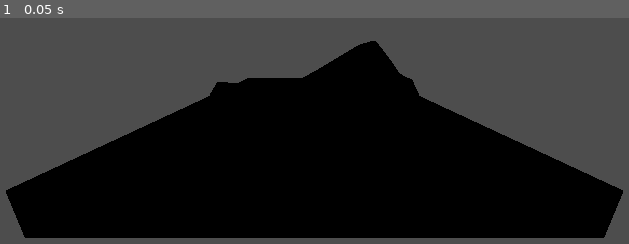
Above: before the commit, frame 1.
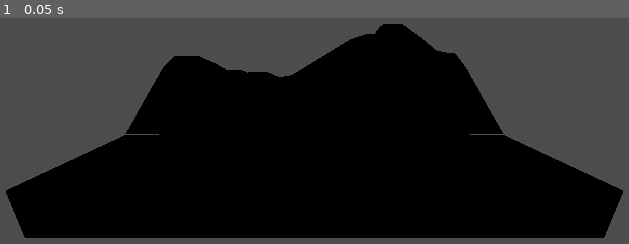
Above: after the commit, the same moment.

Repository: bvpav/roomba
Game: Godot game, scene res://field.tscn
Two runs of this game, one before a commit and one after it. Both use one fixed random seed, a clock stepped at 60 frames per second and the inputs below.
Inputs:
- Up to frame 1 (0.05 s): no input

The runs differ from the first frame. In frame 1, 7.1% of the frame differs, in the area x 20-80%, y 2-52%.

Commit message:
Add boundary strips, penalty field, and terrain-following walls
Build three mesh surfaces around the resource field: boundary strips
(5 cm), penalty field (10 cm), and penalty walls on three edges
(top, right, bottom). The left edge stays open for base field connection.

Wall tops follow the terrain height plus WALL_HEIGHT (25 cm above
surface) rather than using a fixed absolute height, so they act as
a proper fence regardless of terrain elevation. Removed redundant
skirt geometry that was hidden inside the wall volume.

Co-Authored-By: Claude Opus 4.6 <noreply@anthropic.com>

Diff:
--- a/simulation/field.tscn
+++ b/simulation/field.tscn
@@ -34,18 +34,13 @@
 [node name="FieldBoundary" type="Node3D" parent="." unique_id=392748156]
 
 [node name="BoundaryTop" type="CSGBox3D" parent="FieldBoundary" unique_id=1187297458]
-transform = Transform3D(1, 0, 0, 0, 1, 0, 0, 0, 1, 0, 0, -1.025)
-size = Vector3(4.6, 0.011, 0.05)
+transform = Transform3D(1, 0, 0, 0, 1, 0, 0, 0, 1, -2, 0, -1.025)
+size = Vector3(0.5, 0.011, 0.05)
 material = ExtResource("2_ujqnb")
 
 [node name="BoundaryBottom" type="CSGBox3D" parent="FieldBoundary" unique_id=648638912]
-transform = Transform3D(1, 0, 0, 0, 1, 0, 0, 0, 1, 0, 0, 1.025)
-size = Vector3(4.6, 0.011, 0.05)
-material = ExtResource("2_ujqnb")
-
-[node name="BoundaryRight" type="CSGBox3D" parent="FieldBoundary" unique_id=1494759629]
-transform = Transform3D(1, 0, 0, 0, 1, 0, 0, 0, 1, 2.275, 0, 0)
-size = Vector3(0.05, 0.011, 2)
+transform = Transform3D(1, 0, 0, 0, 1, 0, 0, 0, 1, -2, 0, 1.025)
+size = Vector3(0.5, 0.011, 0.05)
 material = ExtResource("2_ujqnb")
 
 [node name="BoundaryLeftUpper" type="CSGBox3D" parent="FieldBoundary" unique_id=174221201]
@@ -93,21 +88,15 @@
 [node name="PenaltyWalls" type="Node3D" parent="." unique_id=538174629]
 
 [node name="WallTop" type="CSGBox3D" parent="PenaltyWalls" unique_id=815293746]
-transform = Transform3D(1, 0, 0, 0, 1, 0, 0, 0, 1, 0, 0.125, -1.275)
+transform = Transform3D(1, 0, 0, 0, 1, 0, 0, 0, 1, -2.2, 0.125, -1.275)
 use_collision = true
-size = Vector3(5.3, 0.25, 0.25)
+size = Vector3(0.9, 0.25, 0.25)
 material = ExtResource("3_kw8m4")
 
 [node name="WallBottom" type="CSGBox3D" parent="PenaltyWalls" unique_id=347621958]
-transform = Transform3D(1, 0, 0, 0, 1, 0, 0, 0, 1, 0, 0.125, 1.275)
+transform = Transform3D(1, 0, 0, 0, 1, 0, 0, 0, 1, -2.2, 0.125, 1.275)
 use_collision = true
-size = Vector3(5.3, 0.25, 0.25)
-material = ExtResource("3_kw8m4")
-
-[node name="WallRight" type="CSGBox3D" parent="PenaltyWalls" unique_id=926348175]
-transform = Transform3D(1, 0, 0, 0, 1, 0, 0, 0, 1, 2.525, 0.125, 0)
-use_collision = true
-size = Vector3(0.25, 0.25, 2.3)
+size = Vector3(0.9, 0.25, 0.25)
 material = ExtResource("3_kw8m4")
 
 [node name="WallLeft" type="CSGBox3D" parent="PenaltyWalls" unique_id=92181768]
--- a/simulation/resource_field.gd
+++ b/simulation/resource_field.gd
@@ -1,16 +1,30 @@
 @tool
 extends MeshInstance3D
 
-## Procedural terrain for the 400×200 cm resource field.
+## Procedural terrain for the 400×200 cm resource field, plus boundary strips,
+## penalty field, and penalty walls on three edges (top, right, bottom).
+## The left edge is open to connect with the base field in the parent scene.
 ## Runs in-editor (@tool) and at runtime.
 
 
-const FIELD_WIDTH := 4.0  # 400 cm in metres (local X axis)
-const FIELD_DEPTH := 2.0  # 200 cm in metres (local Z axis)
+# ── Playing field ────────────────────────────────────────────────────────────
+const FIELD_WIDTH := 4.0    # 400 cm (local X axis)
+const FIELD_DEPTH := 2.0    # 200 cm (local Z axis)
 const CELLS_X := 16
 const CELLS_Z := 8
 const NOISE_SEED := 12345
 const MAX_SLOPE_TAN := 0.57735  # tan(30°)
+
+# ── Surrounding geometry ─────────────────────────────────────────────────────
+const BOUNDARY_WIDTH := 0.05    # 5 cm
+const PENALTY_WIDTH := 0.10     # 10 cm
+const WALL_HEIGHT := 0.25       # 25 cm above terrain surface
+const WALL_THICKNESS := 0.25    # 25 cm
+
+
+@export var material_field: Material
+@export var material_boundary: Material
+@export var material_penalty: Material
 
 
 var _saved_mesh: ArrayMesh
@@ -40,17 +54,61 @@
 	var cell_d := FIELD_DEPTH / CELLS_Z
 	var max_dy_x := cell_w * MAX_SLOPE_TAN
 	var max_dy_z := cell_d * MAX_SLOPE_TAN
-
-	# ── 1. Accumulate noise-driven slopes from the base-field edge ────────
-	# Instead of generating small absolute heights, each step adds a
-	# noise-driven delta clamped to ±max_dy_x.  This lets terrain build
-	# cumulative hills that use the full 30° slope budget.
+	var half_w := FIELD_WIDTH * 0.5
+	var half_d := FIELD_DEPTH * 0.5
+
+	var h := _generate_heightmap(cell_w, cell_d, max_dy_x, max_dy_z)
+
+	# ── Perimeter heights at the two right corners ───────────────────
+	var h_top_right: float = h[0][CELLS_X]
+	var h_bottom_right: float = h[CELLS_Z][CELLS_X]
+
+	# ── Edge vertices (ordered so along × outward points up) ─────────
+	var top_edge: Array[Vector3] = []
+	for ii in range(CELLS_X + 1):
+		top_edge.append(Vector3(-half_w + ii * cell_w, h[0][ii], -half_d))
+
+	var right_edge: Array[Vector3] = []
+	for jj in range(CELLS_Z + 1):
+		right_edge.append(Vector3(half_w, h[jj][CELLS_X], -half_d + jj * cell_d))
+
+	var bottom_edge: Array[Vector3] = []
+	for ii in range(CELLS_X, -1, -1):
+		bottom_edge.append(Vector3(-half_w + ii * cell_w, h[CELLS_Z][ii], half_d))
+
+	# ── Build all surfaces ───────────────────────────────────────────
+	var arr_mesh := ArrayMesh.new()
+	_build_field_surface(arr_mesh, h, cell_w, cell_d)
+	_build_boundary_surface(arr_mesh, top_edge, right_edge, bottom_edge,
+		h_top_right, h_bottom_right, half_w, half_d)
+	_build_penalty_surface(arr_mesh, top_edge, right_edge, bottom_edge,
+		h_top_right, h_bottom_right, half_w, half_d)
+
+	# ── Assign materials ─────────────────────────────────────────────
+	if material_field:
+		arr_mesh.surface_set_material(0, material_field)
+	if material_boundary:
+		arr_mesh.surface_set_material(1, material_boundary)
+	if material_penalty:
+		arr_mesh.surface_set_material(2, material_penalty)
+
+	mesh = arr_mesh
+	_update_collision(arr_mesh)
+
+
+# ── Heightmap ────────────────────────────────────────────────────────────────
+
+
+func _generate_heightmap(
+	cell_w: float, cell_d: float,
+	max_dy_x: float, max_dy_z: float,
+) -> Array[Array]:
 	var noise := FastNoiseLite.new()
 	noise.seed = NOISE_SEED
 	noise.noise_type = FastNoiseLite.TYPE_SIMPLEX_SMOOTH
 	noise.frequency = 0.35
 
-	# h[z_idx][x_idx]
+	# Accumulate noise-driven slopes from the base-field edge (ii=0).
 	var h: Array[Array] = []
 	for jj in range(CELLS_Z + 1):
 		var row: Array[float] = []
@@ -58,15 +116,11 @@
 		for ii in range(1, CELLS_X + 1):
 			var nx := -FIELD_WIDTH * 0.5 + ii * cell_w
 			var nz := -FIELD_DEPTH * 0.5 + jj * cell_d
-			# Noise in [-1, 1] drives slope — terrain can go up or down
 			var slope := noise.get_noise_2d(nx, nz) * max_dy_x
 			row.append(row[ii - 1] + slope)
 		h.append(row)
 
-	# Shift the entire heightmap so the global minimum sits at 0.
-	# This ensures no vertex is negative and ii=0 stays level with base
-	# field only if it happens to be the lowest — otherwise it rises too,
-	# which is fine (the base-field edge just gets a small step up).
+	# Shift minimum to 0.
 	var min_h: float = h[0][0]
 	for jj in range(CELLS_Z + 1):
 		for ii in range(CELLS_X + 1):
@@ -76,9 +130,7 @@
 		for ii in range(CELLS_X + 1):
 			h[jj][ii] -= min_h
 
-	# ── 2. Enforce 30° slope constraint (iterative relaxation) ────────────
-	# The X-slopes are already bounded by construction, but Z-relaxation
-	# may violate X, so enforce both.  ii=0 stays pinned at 0.
+	# Iterative relaxation — enforce 30° slope in both axes.
 	for _pass in range(8):
 		for jj in range(CELLS_Z + 1):
 			for ii in range(CELLS_X + 1):
@@ -94,9 +146,18 @@
 						h[jj][ii] = h[jj - 1][ii] + signf(diff_z) * max_dy_z
 				h[jj][ii] = maxf(h[jj][ii], 0.0)
 
-	# ── 3. Build ArrayMesh with herringbone triangulation ──────────────────
-	var surface_tool := SurfaceTool.new()
-	surface_tool.begin(Mesh.PRIMITIVE_TRIANGLES)
+	return h
+
+
+# ── Surface 0: playing field terrain ─────────────────────────────────────────
+
+
+func _build_field_surface(
+	arr_mesh: ArrayMesh, h: Array[Array],
+	cell_w: float, cell_d: float,
+) -> void:
+	var st := SurfaceTool.new()
+	st.begin(Mesh.PRIMITIVE_TRIANGLES)
 
 	for jj in range(CELLS_Z):
 		for ii in range(CELLS_X):
@@ -110,36 +171,290 @@
 			var v11 := Vector3(x1, h[jj + 1][ii + 1], z1)
 			var v01 := Vector3(x0, h[jj + 1][ii], z1)
 
-			# Herringbone: alternate the diagonal each cell to avoid
-			# directional physics bias.
 			if jj % 2 != 0:
-				# NW-SE diagonal split
-				_add_tri(surface_tool, v00, v10, v11)
-				_add_tri(surface_tool, v00, v11, v01)
+				_add_tri(st, v00, v10, v11)
+				_add_tri(st, v00, v11, v01)
 			else:
-				# NE-SW diagonal split
-				_add_tri(surface_tool, v00, v10, v01)
-				_add_tri(surface_tool, v10, v11, v01)
-
-	var arr_mesh := surface_tool.commit()
-	mesh = arr_mesh
-
-	# ── 5. ConcavePolygonShape3D on child StaticBody3D ─────────────────────
-	_update_collision(arr_mesh)
+				_add_tri(st, v00, v10, v01)
+				_add_tri(st, v10, v11, v01)
+
+	st.commit(arr_mesh)
+
+
+# ── Surface 1: boundary strips ───────────────────────────────────────────────
+
+
+func _build_boundary_surface(
+	arr_mesh: ArrayMesh,
+	top_edge: Array[Vector3], right_edge: Array[Vector3],
+	bottom_edge: Array[Vector3],
+	h_top_right: float, h_bottom_right: float,
+	half_w: float, half_d: float,
+) -> void:
+	var st := SurfaceTool.new()
+	st.begin(Mesh.PRIMITIVE_TRIANGLES)
+	var bw := BOUNDARY_WIDTH
+
+	# Three straight edge strips
+	_build_strip(st, top_edge, Vector3(0.0, 0.0, -1.0), bw)
+	_build_strip(st, right_edge, Vector3(1.0, 0.0, 0.0), bw)
+	_build_strip(st, bottom_edge, Vector3(0.0, 0.0, 1.0), bw)
+
+	# Top-right corner patch (flat quad at h_top_right)
+	var tr_inner := Vector3(half_w, h_top_right, -half_d)
+	var tr_top := Vector3(half_w, h_top_right, -half_d - bw)
+	var tr_corner := Vector3(half_w + bw, h_top_right, -half_d - bw)
+	var tr_right := Vector3(half_w + bw, h_top_right, -half_d)
+	_add_quad(st, tr_inner, tr_top, tr_corner, tr_right, Vector3.UP)
+
+	# Bottom-right corner patch (flat quad at h_bottom_right)
+	var br_inner := Vector3(half_w, h_bottom_right, half_d)
+	var br_bottom := Vector3(half_w, h_bottom_right, half_d + bw)
+	var br_corner := Vector3(half_w + bw, h_bottom_right, half_d + bw)
+	var br_right := Vector3(half_w + bw, h_bottom_right, half_d)
+	_add_quad(st, br_inner, br_right, br_corner, br_bottom, Vector3.UP)
+
+	st.commit(arr_mesh)
+
+
+# ── Surface 2: penalty field + penalty wall ──────────────────────────────────
+
+
+func _build_penalty_surface(
+	arr_mesh: ArrayMesh,
+	top_edge: Array[Vector3], right_edge: Array[Vector3],
+	bottom_edge: Array[Vector3],
+	h_top_right: float, h_bottom_right: float,
+	half_w: float, half_d: float,
+) -> void:
+	var st := SurfaceTool.new()
+	st.begin(Mesh.PRIMITIVE_TRIANGLES)
+	var bw := BOUNDARY_WIDTH
+	var pw := PENALTY_WIDTH
+
+	# ── Compute boundary outer vertices (= penalty inner) ───────────
+	var top_boundary_outer := _offset_vertices(top_edge, Vector3(0.0, 0.0, -1.0), bw)
+	var right_boundary_outer := _offset_vertices(right_edge, Vector3(1.0, 0.0, 0.0), bw)
+	var bottom_boundary_outer := _offset_vertices(bottom_edge, Vector3(0.0, 0.0, 1.0), bw)
+
+	# Boundary corner positions
+	var tr_boundary_corner := Vector3(half_w + bw, h_top_right, -half_d - bw)
+	var br_boundary_corner := Vector3(half_w + bw, h_bottom_right, half_d + bw)
+
+	# ── Extended penalty inner lists (include corner vertices) ───────
+	# Top: straight + TR boundary corner
+	var top_penalty_inner: Array[Vector3] = []
+	top_penalty_inner.append_array(top_boundary_outer)
+	top_penalty_inner.append(tr_boundary_corner)
+
+	# Right: TR boundary corner + straight + BR boundary corner
+	var right_penalty_inner: Array[Vector3] = []
+	right_penalty_inner.append(tr_boundary_corner)
+	right_penalty_inner.append_array(right_boundary_outer)
+	right_penalty_inner.append(br_boundary_corner)
+
+	# Bottom: BR boundary corner + straight
+	var bottom_penalty_inner: Array[Vector3] = []
+	bottom_penalty_inner.append(br_boundary_corner)
+	bottom_penalty_inner.append_array(bottom_boundary_outer)
+
+	# ── Penalty strips ───────────────────────────────────────────────
+	_build_strip(st, top_penalty_inner, Vector3(0.0, 0.0, -1.0), pw)
+	_build_strip(st, right_penalty_inner, Vector3(1.0, 0.0, 0.0), pw)
+	_build_strip(st, bottom_penalty_inner, Vector3(0.0, 0.0, 1.0), pw)
+
+	# ── Penalty corner quads (PW × PW patches at each corner) ───────
+	# Top-right
+	var tr_pen_corner := tr_boundary_corner
+	_add_quad(st,
+		tr_pen_corner,
+		tr_pen_corner + Vector3(0.0, 0.0, -pw),
+		tr_pen_corner + Vector3(pw, 0.0, -pw),
+		tr_pen_corner + Vector3(pw, 0.0, 0.0),
+		Vector3.UP)
+
+	# Bottom-right
+	var br_pen_corner := br_boundary_corner
+	_add_quad(st,
+		br_pen_corner,
+		br_pen_corner + Vector3(pw, 0.0, 0.0),
+		br_pen_corner + Vector3(pw, 0.0, pw),
+		br_pen_corner + Vector3(0.0, 0.0, pw),
+		Vector3.UP)
+
+	# ── Penalty outer vertices (wall base positions) ─────────────────
+	var top_penalty_outer := _offset_vertices(top_penalty_inner, Vector3(0.0, 0.0, -1.0), pw)
+	var right_penalty_outer := _offset_vertices(right_penalty_inner, Vector3(1.0, 0.0, 0.0), pw)
+	var bottom_penalty_outer := _offset_vertices(bottom_penalty_inner, Vector3(0.0, 0.0, 1.0), pw)
+
+	# Penalty outer corner positions (miter points)
+	var tr_penalty_corner := Vector3(half_w + bw + pw, h_top_right, -half_d - bw - pw)
+	var br_penalty_corner := Vector3(half_w + bw + pw, h_bottom_right, half_d + bw + pw)
+
+	# ── Penalty walls ────────────────────────────────────────────────
+	# Extend wall vertex lists to include corner miter points
+	var top_wall_vertices: Array[Vector3] = []
+	top_wall_vertices.append_array(top_penalty_outer)
+	top_wall_vertices.append(tr_penalty_corner)
+
+	var right_wall_vertices: Array[Vector3] = []
+	right_wall_vertices.append(tr_penalty_corner)
+	right_wall_vertices.append_array(right_penalty_outer)
+	right_wall_vertices.append(br_penalty_corner)
+
+	var bottom_wall_vertices: Array[Vector3] = []
+	bottom_wall_vertices.append(br_penalty_corner)
+	bottom_wall_vertices.append_array(bottom_penalty_outer)
+
+	_build_wall(st, top_wall_vertices, Vector3(0.0, 0.0, -1.0))
+	_build_wall(st, right_wall_vertices, Vector3(1.0, 0.0, 0.0))
+	_build_wall(st, bottom_wall_vertices, Vector3(0.0, 0.0, 1.0))
+
+	# Wall corner blocks (overlapping with adjacent walls is acceptable)
+	_build_wall_corner(st, tr_penalty_corner,
+		Vector3(0.0, 0.0, -1.0), Vector3(1.0, 0.0, 0.0))
+	_build_wall_corner(st, br_penalty_corner,
+		Vector3(0.0, 0.0, 1.0), Vector3(1.0, 0.0, 0.0))
+
+	st.commit(arr_mesh)
+
+
+# ── Strip / wall builder helpers ─────────────────────────────────────────────
+
+
+## Builds a horizontal strip of quads along ordered perimeter vertices.
+## Each outer vertex is offset by [outward * width] at the same Y height.
+## Vertex order must satisfy: (along_direction × outward).y > 0.
+func _build_strip(
+	st: SurfaceTool,
+	inner_vertices: Array[Vector3],
+	outward: Vector3,
+	width: float,
+) -> void:
+	for ii in range(inner_vertices.size() - 1):
+		var a_inner := inner_vertices[ii]
+		var b_inner := inner_vertices[ii + 1]
+		var a_outer := a_inner + outward * width
+		var b_outer := b_inner + outward * width
+		_add_tri(st, a_inner, a_outer, b_outer)
+		_add_tri(st, a_inner, b_outer, b_inner)
+
+
+## Builds a wall with box cross-section along ordered penalty-outer vertices.
+## Wall goes from Y=0 to Y=(vertex.y + WALL_HEIGHT), extending outward by
+## WALL_THICKNESS. The top face slopes only along the edge direction.
+func _build_wall(
+	st: SurfaceTool,
+	vertices: Array[Vector3],
+	outward: Vector3,
+) -> void:
+	var wall_offset := outward * WALL_THICKNESS
+
+	for ii in range(vertices.size() - 1):
+		var a := vertices[ii]
+		var b := vertices[ii + 1]
+
+		# Wall top is WALL_HEIGHT above the terrain surface at each vertex.
+		# Inner and outer top share the same Y so the top face only slopes
+		# along the edge direction.
+		var a_top_y := a.y + WALL_HEIGHT
+		var b_top_y := b.y + WALL_HEIGHT
+
+		var a_ib := Vector3(a.x, 0.0, a.z)
+		var b_ib := Vector3(b.x, 0.0, b.z)
+		var a_it := Vector3(a.x, a_top_y, a.z)
+		var b_it := Vector3(b.x, b_top_y, b.z)
+		var a_ob := a_ib + wall_offset
+		var b_ob := b_ib + wall_offset
+		var a_ot := Vector3(a_it.x + wall_offset.x, a_top_y, a_it.z + wall_offset.z)
+		var b_ot := Vector3(b_it.x + wall_offset.x, b_top_y, b_it.z + wall_offset.z)
+
+		# Inner face (normal points inward, toward field)
+		_add_quad(st, a_ib, a_it, b_it, b_ib, -outward)
+		# Outer face (normal points outward)
+		_add_quad(st, a_ob, b_ob, b_ot, a_ot, outward)
+		# Top cap (normal points up)
+		_add_quad(st, a_it, a_ot, b_ot, b_it, Vector3.UP)
+
+
+## Builds a solid wall corner block where two walls meet at 90°.
+func _build_wall_corner(
+	st: SurfaceTool,
+	corner_pos: Vector3,
+	dir_a: Vector3,
+	dir_b: Vector3,
+) -> void:
+	var oa := dir_a * WALL_THICKNESS
+	var ob := dir_b * WALL_THICKNESS
+	var top_y := corner_pos.y + WALL_HEIGHT
+
+	var base := Vector3(corner_pos.x, 0.0, corner_pos.z)
+	var b00 := base
+	var b10 := base + ob
+	var b01 := base + oa
+	var b11 := base + oa + ob
+	var t00 := Vector3(b00.x, top_y, b00.z)
+	var t10 := Vector3(b10.x, top_y, b10.z)
+	var t01 := Vector3(b01.x, top_y, b01.z)
+	var t11 := Vector3(b11.x, top_y, b11.z)
+
+	# Outer face in dir_a direction
+	_add_quad(st, b01, t01, t11, b11, dir_a)
+	# Outer face in dir_b direction
+	_add_quad(st, b10, b11, t11, t10, dir_b)
+	# Top cap
+	_add_quad(st, t00, t01, t11, t10, Vector3.UP)
+	# Inner face opposite dir_a (closing the box toward the field)
+	_add_quad(st, b00, b10, t10, t00, -dir_a)
+	# Inner face opposite dir_b
+	_add_quad(st, b00, t00, t01, b01, -dir_b)
+
+
+# ── Geometry helpers ─────────────────────────────────────────────────────────
+
+
+## Returns a copy of vertices offset by [direction * distance], keeping Y.
+func _offset_vertices(
+	vertices: Array[Vector3],
+	direction: Vector3,
+	distance: float,
+) -> Array[Vector3]:
+	var result: Array[Vector3] = []
+	var offset := direction * distance
+	for v in vertices:
+		result.append(v + offset)
+	return result
 
 
 ## Adds a triangle with a shared per-face normal (flat / faceted shading).
-func _add_tri(surface_tool: SurfaceTool, v0: Vector3, v1: Vector3, v2: Vector3) -> void:
+func _add_tri(
+	st: SurfaceTool,
+	v0: Vector3, v1: Vector3, v2: Vector3,
+) -> void:
 	var normal := (v2 - v0).cross(v1 - v0).normalized()
-
-	surface_tool.set_normal(normal)
-	surface_tool.add_vertex(v0)
-
-	surface_tool.set_normal(normal)
-	surface_tool.add_vertex(v1)
-
-	surface_tool.set_normal(normal)
-	surface_tool.add_vertex(v2)
+	st.set_normal(normal)
+	st.add_vertex(v0)
+	st.set_normal(normal)
+	st.add_vertex(v1)
+	st.set_normal(normal)
+	st.add_vertex(v2)
+
+
+## Adds a quad (two triangles) with auto-corrected winding.
+## Vertices must be in sequential order around the quad perimeter.
+## [normal_hint] determines which direction the face should point.
+func _add_quad(
+	st: SurfaceTool,
+	v0: Vector3, v1: Vector3, v2: Vector3, v3: Vector3,
+	normal_hint: Vector3,
+) -> void:
+	var test_normal := (v2 - v0).cross(v1 - v0)
+	if test_normal.dot(normal_hint) >= 0.0:
+		_add_tri(st, v0, v1, v2)
+		_add_tri(st, v0, v2, v3)
+	else:
+		_add_tri(st, v0, v2, v1)
+		_add_tri(st, v0, v3, v2)
 
 
 func _update_collision(arr_mesh: ArrayMesh) -> void:
--- a/simulation/resource_field.tscn
+++ b/simulation/resource_field.tscn
@@ -2,10 +2,14 @@
 
 [ext_resource type="Material" uid="uid://bjm70q5q6kkpx" path="res://mat_base.tres" id="1_c65fh"]
 [ext_resource type="Script" uid="uid://cr35klssu2lib" path="res://resource_field.gd" id="1_rfscript"]
+[ext_resource type="Material" uid="uid://g1ekjqrm85lw" path="res://mat_boundary.tres" id="3_bound"]
+[ext_resource type="Material" uid="uid://b1fbhjf24oq52" path="res://mat_penalty.tres" id="4_penal"]
 
 [node name="ResourceField" type="MeshInstance3D" unique_id=1532305015]
-material_override = ExtResource("1_c65fh")
 script = ExtResource("1_rfscript")
+material_field = ExtResource("1_c65fh")
+material_boundary = ExtResource("3_bound")
+material_penalty = ExtResource("4_penal")
 
 [node name="StaticBody3D" type="StaticBody3D" parent="." unique_id=1367842341]
 
Not shown, changed: AGENTS.md
